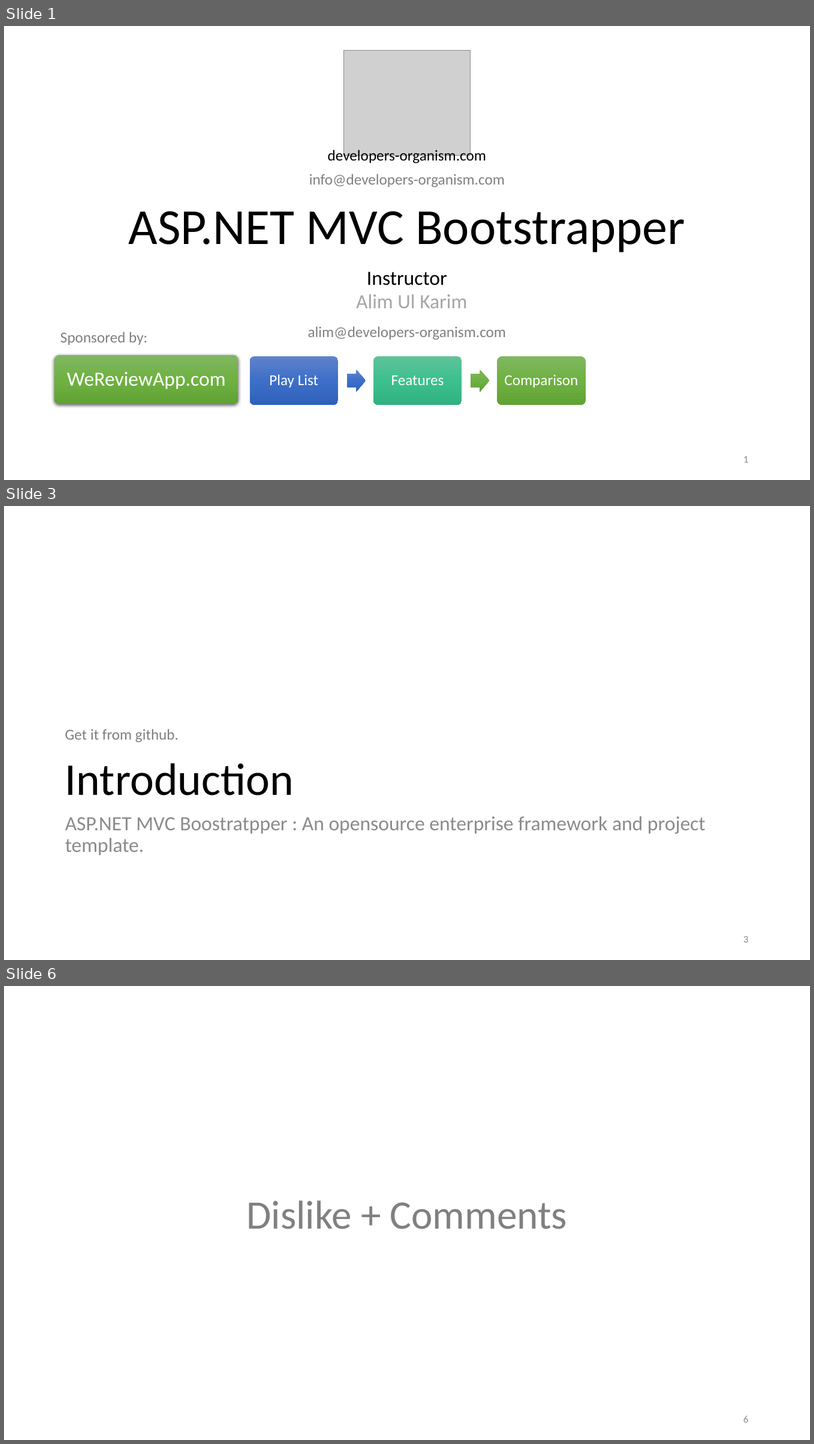
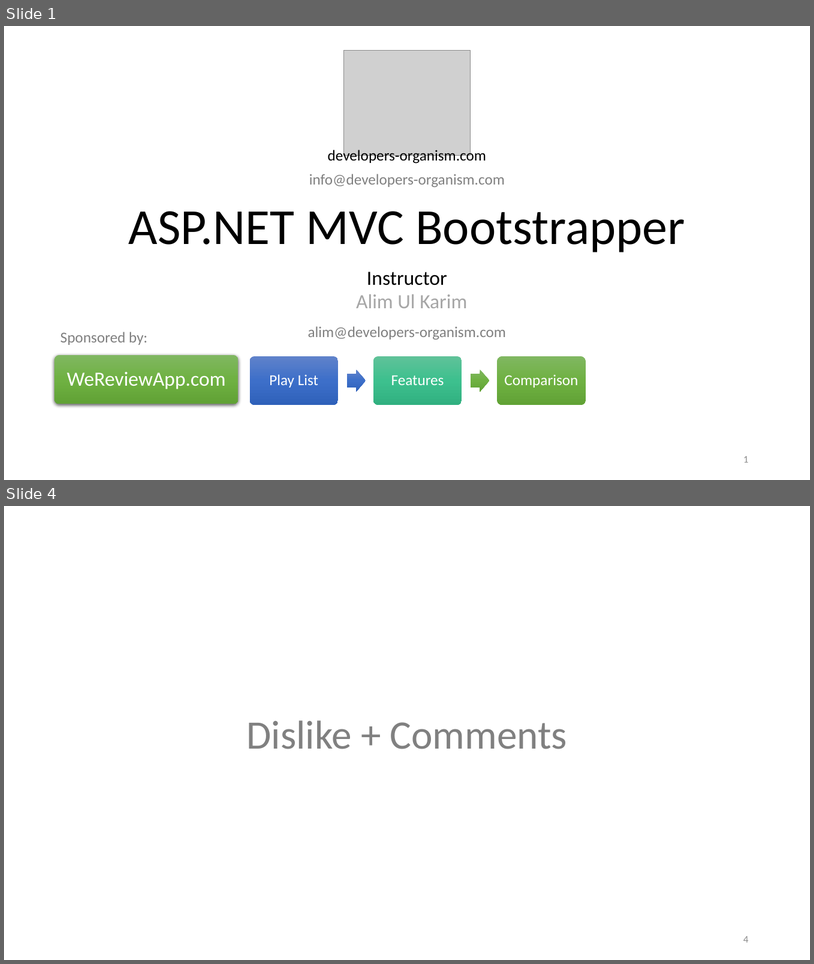
Before and after one commit to aukgit/How-to-install-Bootstrapper, a slide deck: ASP.NET Bootstraper.pptx. Shown one above the other, each under a label of ours: slides 1, 3 and 6 before the commit, slides 1 and 4 after it; the slides between them are not shown. The pictures are 814x1444 and 814x964 pixels, drawn with LibreOffice and Linux fonts; fonts in the diff are those of the drawing; grey boxes stand for pictures. Boxes give left, top, right and bottom in pixels: in the first picture for what was removed or moved away, otherwise in the second. Text is boxed around its words. In the diff, an @@ line names an element or a change of style, - is before the commit and + after.

```diff
--- a/ASP.NET Bootstraper.pptx
+++ b/ASP.NET Bootstraper.pptx
@@ slide 3 removed at [4, 506, 810, 960], background #FFFFFF @@
@@ text removed at [65, 729, 179, 742] @@
-Get it from github.
@@ title removed at [65, 763, 294, 795] @@
-Introduction
@@ text removed at [65, 816, 706, 855] @@
-ASP.NET MVC Boostratpper : An opensource enterprise framework and project template.
@@ page number removed at [744, 936, 749, 942] @@
-3
@@ what was slide 6 is now slide 4 @@
@@ page number at [744, 936, 749, 942]: text changed @@
-6
+4
```
Also in this commit, not shown: 2 slides changed, 1 other slide removed, 2 other files.
